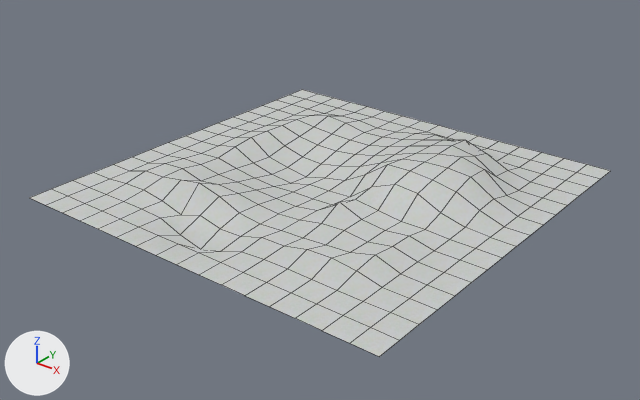
The OBJ model game/models/auto/box_4.obj, before and after one commit.
Before and after are seen from a camera (50 mm lens) standing at (1485.0, -1318.0, 922.0) and looking at (277.0, 192.0, -14.0). Arrows for +X, +Y and +Z are at lower left; the lights stay in place. Mesh edges are drawn as thin lines. Where no turn or scale is listed for an object, it has been applied to the vertices.

In view in the first picture: 'box_4_Cube.020'.
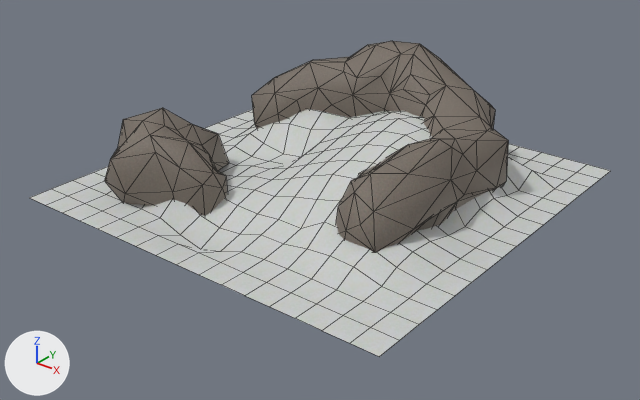
Changed parts and their boxes [x1, y1, x2, y2] in the pictures (640 x 400 px; the box of a moved part takes in the faces that stretch with it):
'box_4_Cube.020', reshaped (18% taller)
    before: [30, 89, 611, 356]
    after: [30, 41, 611, 356]
part 1 of me_box_4_cube_020, added
    after: [252, 41, 508, 253]
part 2 of me_box_4_cube_020, added
    after: [105, 108, 229, 216]
part 3 of me_box_4_cube_020, moved or reshaped
    before: [124, 103, 566, 315]
    after: [131, 109, 566, 315]

What changed in the scene script:
```text
Add img_rock_tga:
    img_rock_tga = load_image('rock.tga', '../../textures/dev/rock.tga', 128, 128, 'sRGB')
Add mat_textures_dev_ground_rock_tga:
    mat_textures_dev_ground_rock_tga = principled_material('textures/dev/ground_rock.tga')
    mat_textures_dev_ground_rock_tga.texture = img_rock_tga
    mat_textures_dev_ground_rock_tga.roughness = 0.69
Change me_box_4_cube_020:
    used by ob_box_4_cube_020; location = (0.0, 0.0, 0.0)
    remove me_box_4_cube_020.from_pydata(...)  # 289 vertices, 256 faces; spans x -256.0..768.0, y -256.0..768.0, z -42.0..77.0
    add me_box_4_cube_020.from_pydata(...)  # 476 vertices, 582 faces; spans x -256.0..768.0, y -256.0..768.0, z -42.0..274.0
    me_box_4_cube_020 part 1: a new loose piece of 140 vertices spanning x -135.0..630.0, y -33.0..716.0, z -34.0..274.0, in mat_textures_dev_ground_rock_tga (picture img_rock_tga)
    me_box_4_cube_020 part 2: a new loose piece of 47 vertices spanning x -157.0..153.0, y -154.0..185.0, z -23.0..184.0, in mat_textures_dev_ground_rock_tga (picture img_rock_tga)
    me_box_4_cube_020 part 3
    7 vertices in x -192.0..640.0, y 128.0..640.0, z -1.0..27.0 move by (0.0, 0.0, 1.0)
    4 vertices in x -64.0..448.0, y -64.0..256.0, z -15.0..19.0 move by (0.0, 0.0, 2.0)
    129 vertices move from x -128.0..704.0, y -128.0..640.0, z -41.0..77.0 to x -135.0..705.0, y -130.0..640.0, z -7.0..162.0
    add me_box_4_cube_020.materials.append(mat_textures_dev_ground_rock_tga)  # picture img_rock_tga
```
